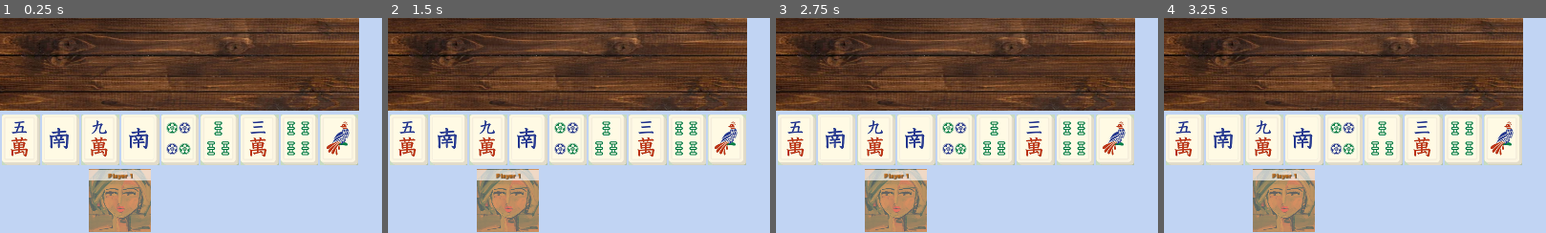
Above: before the commit, frames 1-4 (left to right).
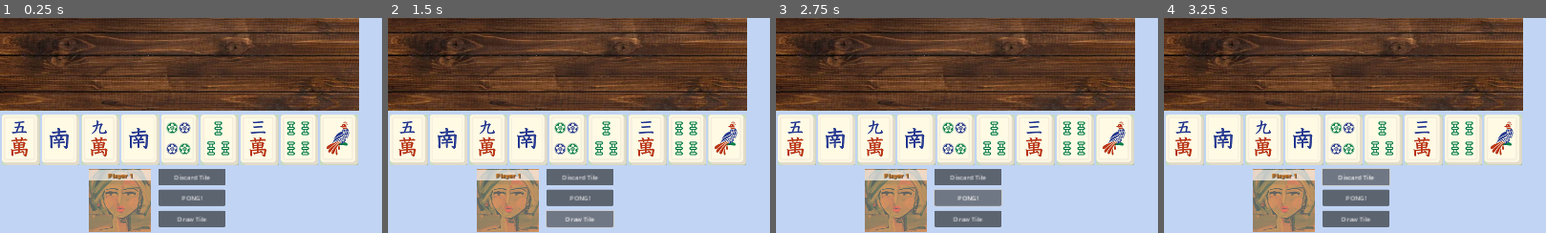
Above: after the commit, the same moments.

Repository: cristiadu/MJ
Game: Godot game, scene res://game.tscn
Same seed, same stepped clock (60 frames per second), same inputs: the game is played once before the commit and once after it.
Inputs (mouse positions are % of the whole screen's width and height, from its top left):
- Up to frame 1 (0.25 s): no input
- Up to frame 2 (1.5 s): click (59, 87) at 0.5 s, where only the run after the commit has a clickable "Discard Tile"; click (59, 97) at 1.25 s, where only the run after the commit has a clickable "Draw Tile"
- Up to frame 3 (2.75 s): click (59, 92) at 2 s, where only the run after the commit has a clickable "PONG!"
- Up to frame 4 (3.25 s): click (59, 87) at 2.75 s, where only the run after the commit has a clickable "Discard Tile"
The pictures show only the part of the screen within x 34-84%, y 50-100%; the shares and areas given below are measured in that part.

The runs differ from the first frame. In frame 1, 4.0% of the frame differs, in the area x 41-59%, y 70-98%; in frame 2, 4.2%; in frame 3, 4.1%; in frame 4, 4.2%, in the area x 41-60%, y 69-98%.

Commit message:
adding some draw logic

Diff:
--- a/Human.gd
+++ b/Human.gd
@@ -1,31 +1,34 @@
 class_name HumanPlayer
 extends Node2D
+
+signal draws_tile
+
+@onready var table = get_parent().get_node("Table")
+
+func _ready():
+	self.draws_tile.connect(on_draw_tile)
+
 
 func play():
 	# play the round here.
 	pass
 
 
-
-func draw_tile():
+func on_draw_tile():
 	pass
-
 
 
 func discard():
 	pass
 
 
-
 func check_and_play_pong():
 	pass
-
 
 
 func check_and_play_seung():
 	pass
 
 
-
 func check_and_play_gong():
 	pass
--- a/game.tscn
+++ b/game.tscn
@@ -9,6 +9,7 @@
 [ext_resource type="Script" path="res://discard.gd" id="4_kud7w"]
 [ext_resource type="Script" path="res://table_tiles.gd" id="5_gvm74"]
 [ext_resource type="Script" path="res://CPU.gd" id="6_k4jhx"]
+[ext_resource type="Script" path="res://table.gd" id="8_x2g4q"]
 
 [sub_resource type="CanvasTexture" id="CanvasTexture_uqkq3"]
 
@@ -31,6 +32,27 @@
 [node name="Player1" parent="HUD" instance=ExtResource("2_fpx23")]
 position = Vector2(960, 998)
 player_name = "Player 1"
+
+[node name="DiscardButton" type="Button" parent="HUD/Player1"]
+offset_left = 96.0
+offset_top = -79.0
+offset_right = 264.0
+offset_bottom = -38.0
+text = "Discard Tile"
+
+[node name="DrawTileButton" type="Button" parent="HUD/Player1"]
+offset_left = 96.0
+offset_top = 26.0
+offset_right = 264.0
+offset_bottom = 67.0
+text = "Draw Tile"
+
+[node name="SpecialPlayButton" type="Button" parent="HUD/Player1"]
+offset_left = 96.0
+offset_top = -27.0
+offset_right = 264.0
+offset_bottom = 14.0
+text = "PONG!"
 
 [node name="Player2" parent="HUD" instance=ExtResource("2_fpx23")]
 position = Vector2(960, 82)
@@ -96,6 +118,7 @@
 position = Vector2(0, 560)
 
 [node name="Table" type="Node2D" parent="Tiles"]
+script = ExtResource("8_x2g4q")
 
 [node name="North" type="Node2D" parent="Tiles/Table"]
 position = Vector2(400, 746)
--- /dev/null
+++ b/table.gd
@@ -0,0 +1,58 @@
+extends Node2D
+
+@export var current_wind_to_draw = "East"
+@export var number_rolled_dice = 10
+
+var dice_rolls = []
+
+# Called when the node enters the scene tree for the first time.
+func _ready():
+	randomize()
+	start_round()
+
+
+func start_round():
+	self.dice_rolls = roll_three_d6()
+	self.number_rolled_dice = dice_rolls.reduce(func(accum, number): return accum + number)
+	select_draw_wind()
+
+
+func roll_three_d6():
+	var first_roll = roll_a_die(1, 6)
+	var second_roll = roll_a_die(1, 6)
+	var third_roll = roll_a_die(1, 6)
+	return [first_roll, second_roll, third_roll]
+
+
+func roll_a_die(minimum, maximum):
+	return randi() % (maximum-minimum+1) + minimum
+
+
+# Select which Table Pile will draw from
+func select_draw_wind():
+	match number_rolled_dice:
+		var multiple_of_four when multiple_of_four % 4 == 0:
+			self.current_wind_to_draw = "South"
+		var multiple_of_three when multiple_of_three % 3 == 0:
+			self.current_wind_to_draw = "West"
+		var multiple_of_two when multiple_of_two % 2 == 0:
+			self.current_wind_to_draw = "North"
+		var _multiple_of_one_only:
+			self.current_wind_to_draw = "East"
+
+
+func get_next_wind():
+	match current_wind_to_draw:
+		"East":
+			return "South"
+		"South":
+			return "West"
+		"West":
+			return "North"
+		"North":
+			return "East"
+
+
+func draw_tile(number_of_tiles = 1):
+	var pile_wind = get_node(self.current_wind_to_draw)
+	# TODO: Implement this.
--- a/table_tiles.gd
+++ b/table_tiles.gd
@@ -1,9 +1,15 @@
 class_name TableTiles
 extends Node2D
 
+signal drew_tile(tile, tile_end_position)
+
 @export var space_between_tiles = 130
 @export var max_tile_per_line = 18
-var line_count = 2
+
+
+func _ready():
+	self.drew_tile.connect(on_draw_tile)
+
 
 func add_tile_to_players_table(tile):
 	var total_tile_in_bottom_line = $BottomPile.get_child_count()
@@ -18,3 +24,8 @@
 	tile.position.x = current_line_total * space_between_tiles
 	tile.is_face_down = true # All cards here are face down
 	current_line.add_child(tile)
+
+
+func on_draw_tile(tile, tile_end_position):
+	# Play animation of drawing tile from Table Pile.
+	create_tween().tween_property(tile, "position", tile_end_position, 0.2)
Not shown: 1 places in game.tscn that only renumber resources
